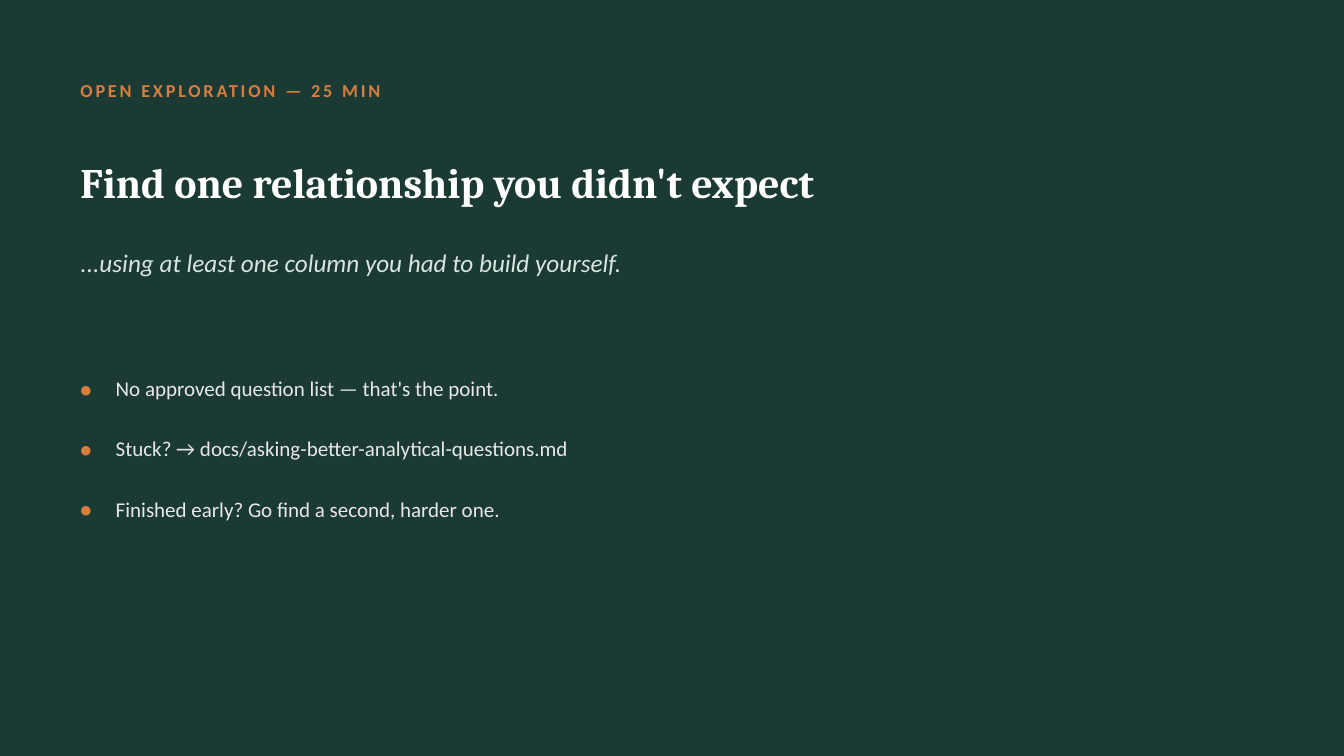
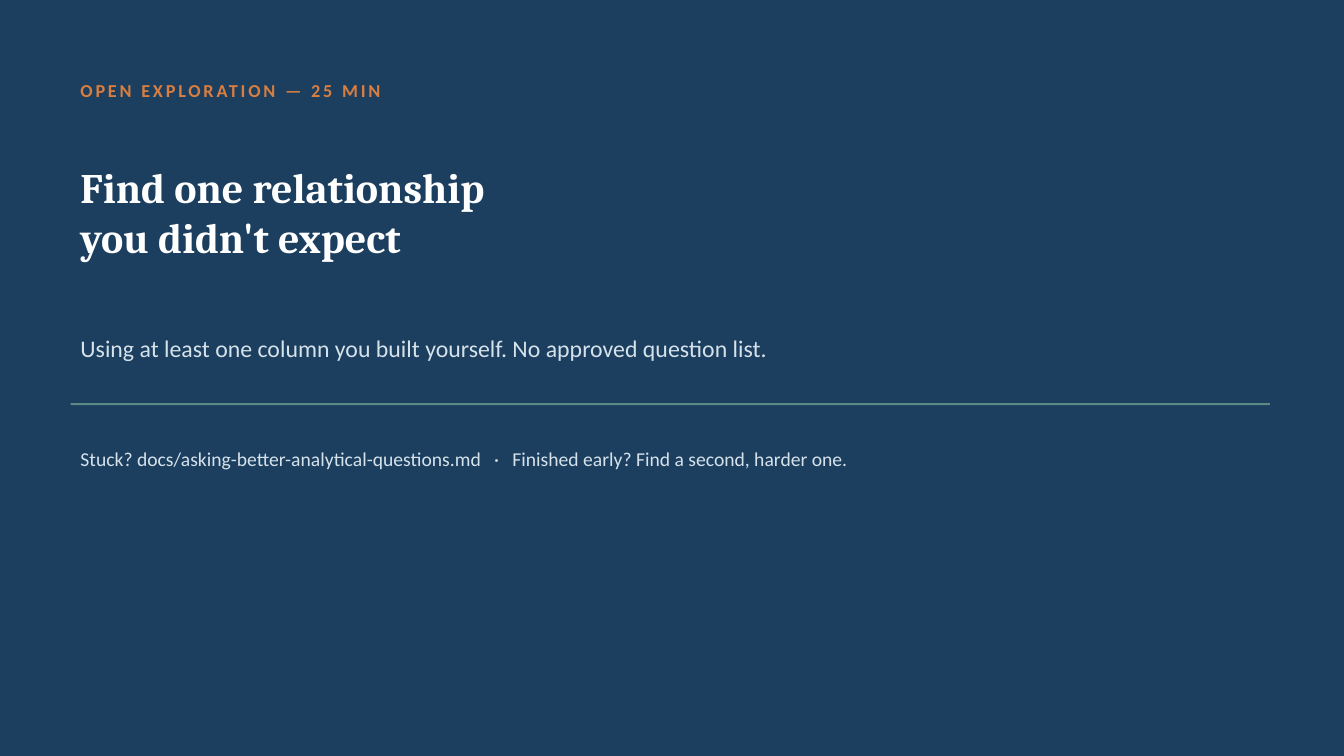
Before and after one commit to Zahi-Rahman/DSDG-Data-Analytics-Branch, a slide deck: slide 6 of week-02-excel/slides/week-02-slides.pptx (slide 7 before the commit). Drawn at 1344x756 pixels with LibreOffice and Linux fonts; fonts in the diff are those of the drawing. Boxes give left, top, right and bottom in pixels: in the first picture for what was removed or moved away, otherwise in the second. Text is boxed around its words. In the diff, an @@ line names an element or a change of style, - is before the commit and + after.

```diff
--- a/week-02-excel/slides/week-02-slides.pptx
+++ b/week-02-excel/slides/week-02-slides.pptx
@@ background #1B3A34 to #1C3F60 @@
@@ text at (x1=80, y1=173, x2=485, y2=263): text changed @@
-Find one relationship you didn't expect
+Find one relationship
+you didn't expect
@@ text at (x1=80, y1=340, x2=767, y2=361): text changed; size 18 to 17 pt; text colour #D8E4E0 to #D6E2EA; italic off @@
-...using at least one column you had to build yourself.
+Using at least one column you built yourself. No approved question list.
@@ text removed at (x1=71, y1=363, x2=101, y2=413) @@
-•
@@ text removed at (x1=116, y1=381, x2=498, y2=400) @@
-No approved question list — that's the point.
@@ rectangle added at (x1=71, y1=403, x2=1270, y2=405), fill #5B8A82 @@
@@ text removed at (x1=71, y1=423, x2=101, y2=474) @@
-•
@@ text at (x1=80, y1=452, x2=847, y2=470): text changed; size 15 to 14 pt; text colour #E8E8E8 to #D6E2EA @@
-Stuck? → docs/asking-better-analytical-questions.md
+Stuck? docs/asking-better-analytical-questions.md · Finished early? Find a second, harder one.
@@ text removed at (x1=71, y1=484, x2=101, y2=534) @@
-•
@@ text removed at (x1=116, y1=502, x2=500, y2=521) @@
-Finished early? Go find a second, harder one.
```
Also in this commit, not shown: 5 other slides changed, 1 slide added, 2 slides removed, 3 other files.
